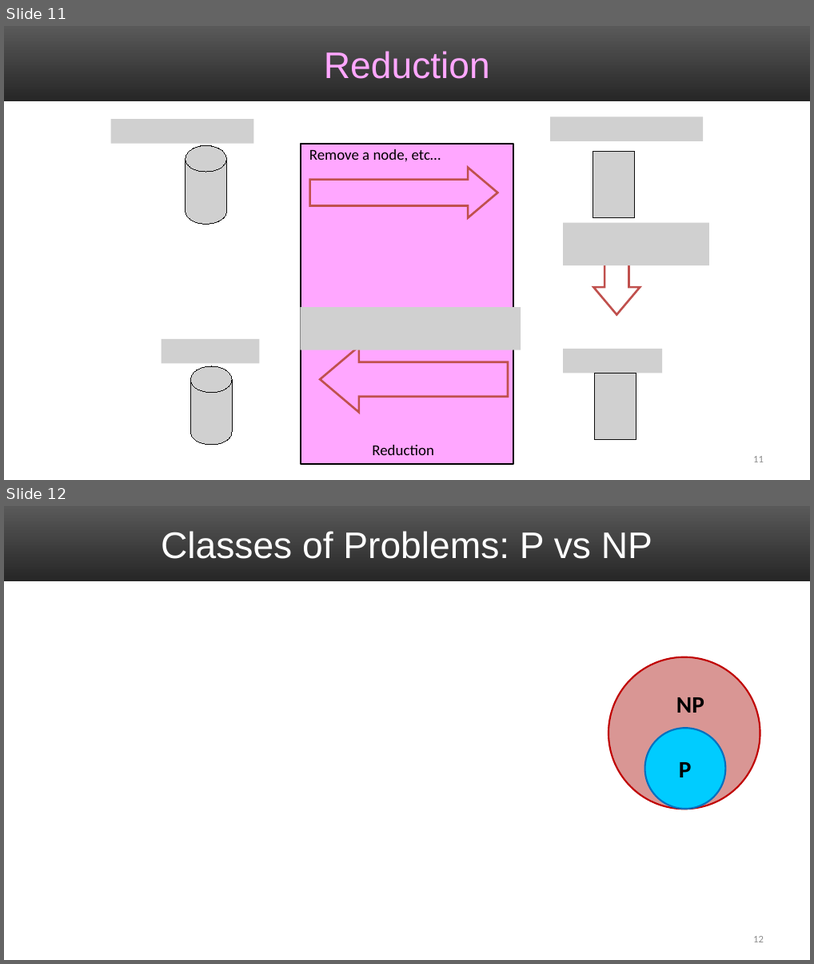
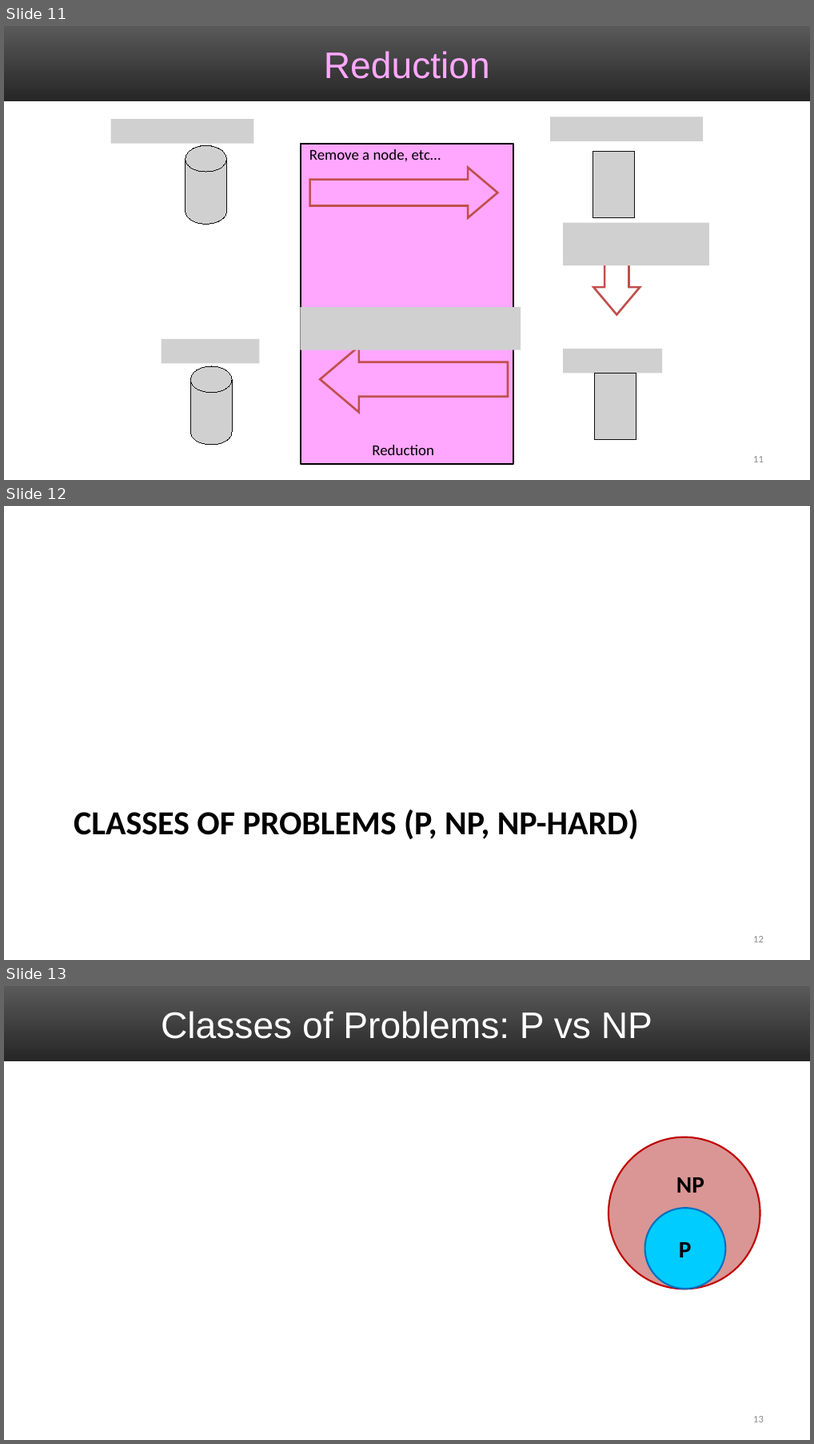
Before and after one commit to markfloryan/dsa2, a slide deck: slides/07-NPCIntro.pptx. Shown one above the other, each under a label of ours: slides 11 and 12 before the commit, slides 11, 12 and 13 after it. The pictures are 814x964 and 814x1444 pixels, drawn with LibreOffice and Linux fonts; fonts in the diff are those of the drawing; grey boxes stand for pictures. Boxes give left, top, right and bottom in pixels: in the first picture for what was removed or moved away, otherwise in the second. Text is boxed around its words. In the diff, an @@ line names an element or a change of style, - is before the commit and + after.

```diff
--- a/slides/07-NPCIntro.pptx
+++ b/slides/07-NPCIntro.pptx
@@ slide 12 added at (4,506,810,960), background #FFFFFF @@
@@ title added at (74,809,639,839), 40 pt, text #000000, bold @@
+CLASSES OF PROBLEMS (P, NP, NP-HARD)
@@ page number added at (754,936,764,942), 12 pt, text #8C8C8C @@
+12
@@ what was slide 12 is now slide 13 @@
```
Also in this commit, not shown: 2 slides changed, 10 other slides added, 2 slides removed, 2 other files.
